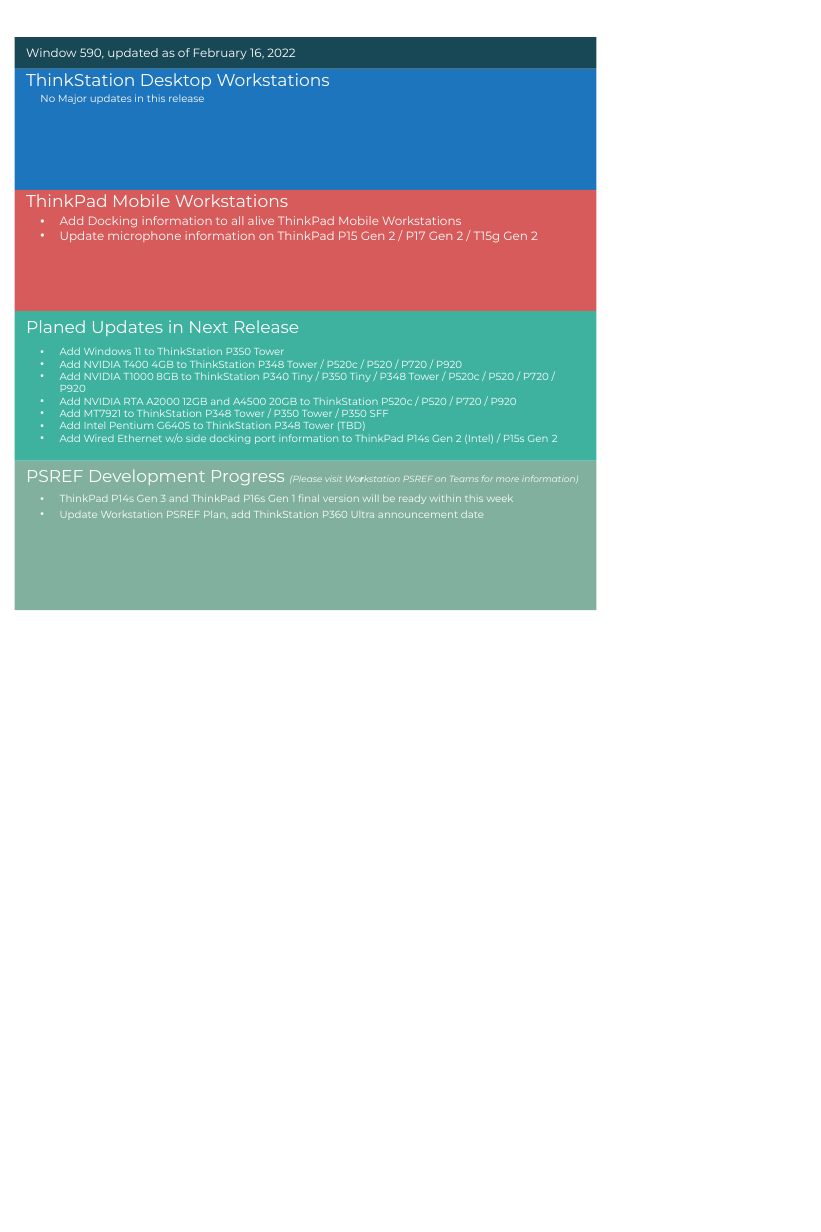
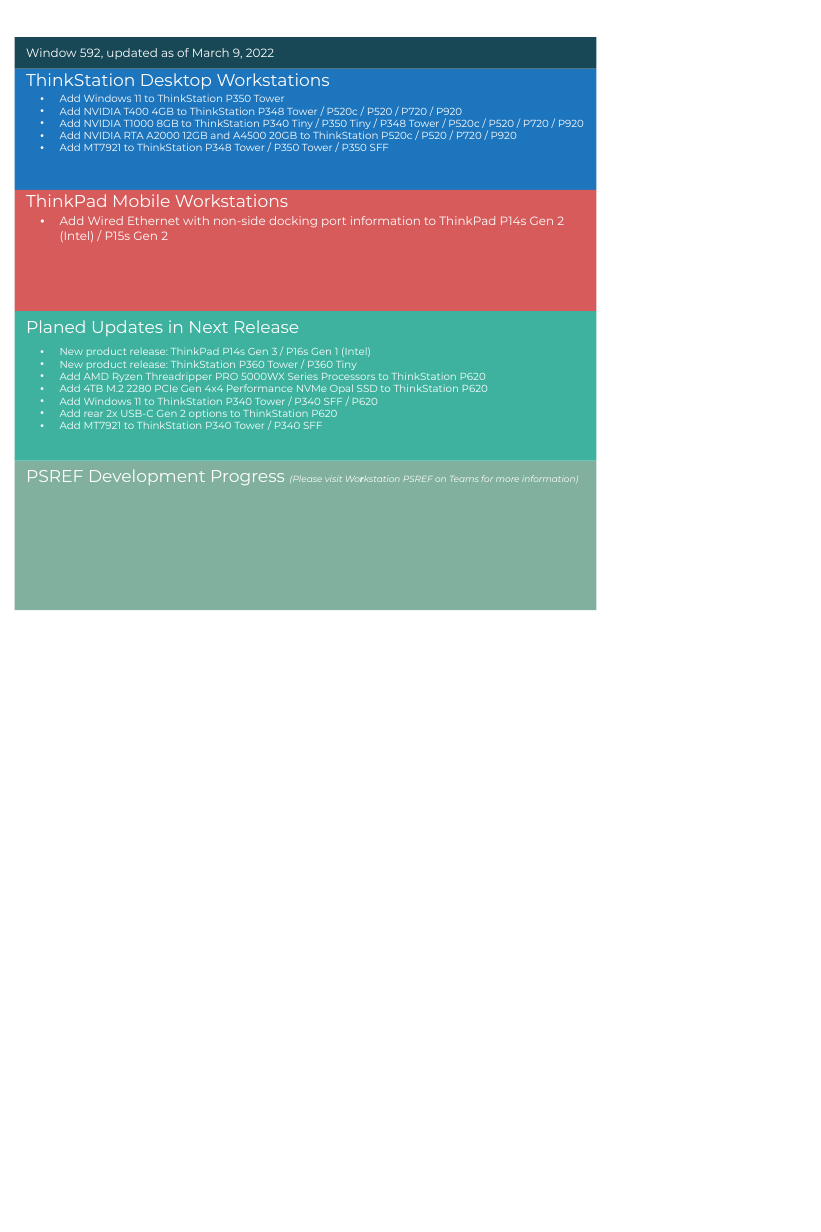
Before and after one commit to hou-yufeng/wspsref_newsletter, a slide deck: slide 1 of wspsref_newsletter.pptx. Drawn at 821x1232 pixels with LibreOffice and Linux fonts; fonts in the diff are those of the drawing. Boxes give left, top, right and bottom in pixels: in the first picture for what was removed or moved away, otherwise in the second. Text is boxed around its words. In the diff, an @@ line names an element or a change of style, - is before the commit and + after.

```diff
--- a/wspsref_newsletter.pptx
+++ b/wspsref_newsletter.pptx
@@ text at bbox=[26, 48, 274, 59]: text changed @@
-Window 590, updated as of February 16, 2022
+Window 592, updated as of March 9, 2022
@@ text at bbox=[60, 94, 584, 151]: text changed @@
-No Major updates in this release
+• Add Windows 11 to ThinkStation P350 Tower
+• Add NVIDIA T400 4GB to ThinkStation P348 Tower / P520c / P520 / P720 / P920
+• Add NVIDIA T1000 8GB to ThinkStation P340 Tiny / P350 Tiny / P348 Tower / P520c / P520 / P720 / P920
+• Add NVIDIA RTA A2000 12GB and A4500 20GB to ThinkStation P520c / P520 / P720 / P920
+• Add MT7921 to ThinkStation P348 Tower / P350 Tower / P350 SFF
@@ text at bbox=[60, 216, 564, 243]: text changed @@
-• Add Docking information to all alive ThinkPad Mobile Workstations
-• Update microphone information on ThinkPad P15 Gen 2 / P17 Gen 2 / T15g Gen 2
+• Add Wired Ethernet with non-side docking port information to ThinkPad P14s Gen 2 (Intel) / P15s Gen 2
@@ text at bbox=[60, 347, 488, 429]: text changed @@
-• Add Windows 11 to ThinkStation P350 Tower
-• Add NVIDIA T400 4GB to ThinkStation P348 Tower / P520c / P520 / P720 / P920
-• Add NVIDIA T1000 8GB to ThinkStation P340 Tiny / P350 Tiny / P348 Tower / P520c / P520 / P720 / P920
-• Add NVIDIA RTA A2000 12GB and A4500 20GB to ThinkStation P520c / P520 / P720 / P920
-• Add MT7921 to ThinkStation P348 Tower / P350 Tower / P350 SFF
-• Add Intel Pentium G6405 to ThinkStation P348 Tower (TBD)
-• Add Wired Ethernet w/o side docking port information to ThinkPad P14s Gen 2 (Intel) / P15s Gen 2
+• New product release: ThinkPad P14s Gen 3 / P16s Gen 1 (Intel)
+• New product release: ThinkStation P360 Tower / P360 Tiny
+• Add AMD Ryzen Threadripper PRO 5000WX Series Processors to ThinkStation P620
+• Add 4TB M.2 2280 PCIe Gen 4x4 Performance NVMe Opal SSD to ThinkStation P620
+• Add Windows 11 to ThinkStation P340 Tower / P340 SFF / P620
+• Add rear 2x USB-C Gen 2 options to ThinkStation P620
+• Add MT7921 to ThinkStation P340 Tower / P340 SFF
@@ text removed at bbox=[60, 494, 513, 520] @@
-• ThinkPad P14s Gen 3 and ThinkPad P16s Gen 1 final version will be ready within this week
-• Update Workstation PSREF Plan, add ThinkStation P360 Ultra announcement date
```
Also in this commit, not shown: 2 other files.
